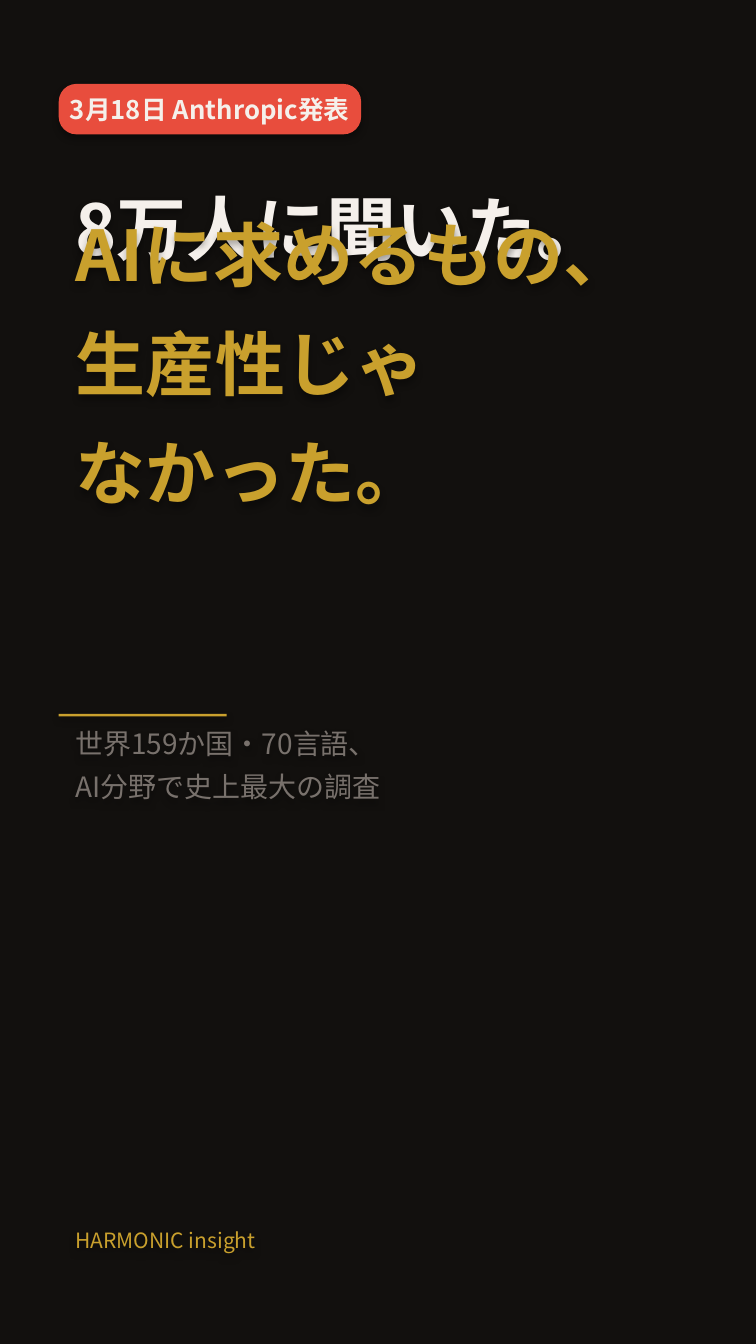
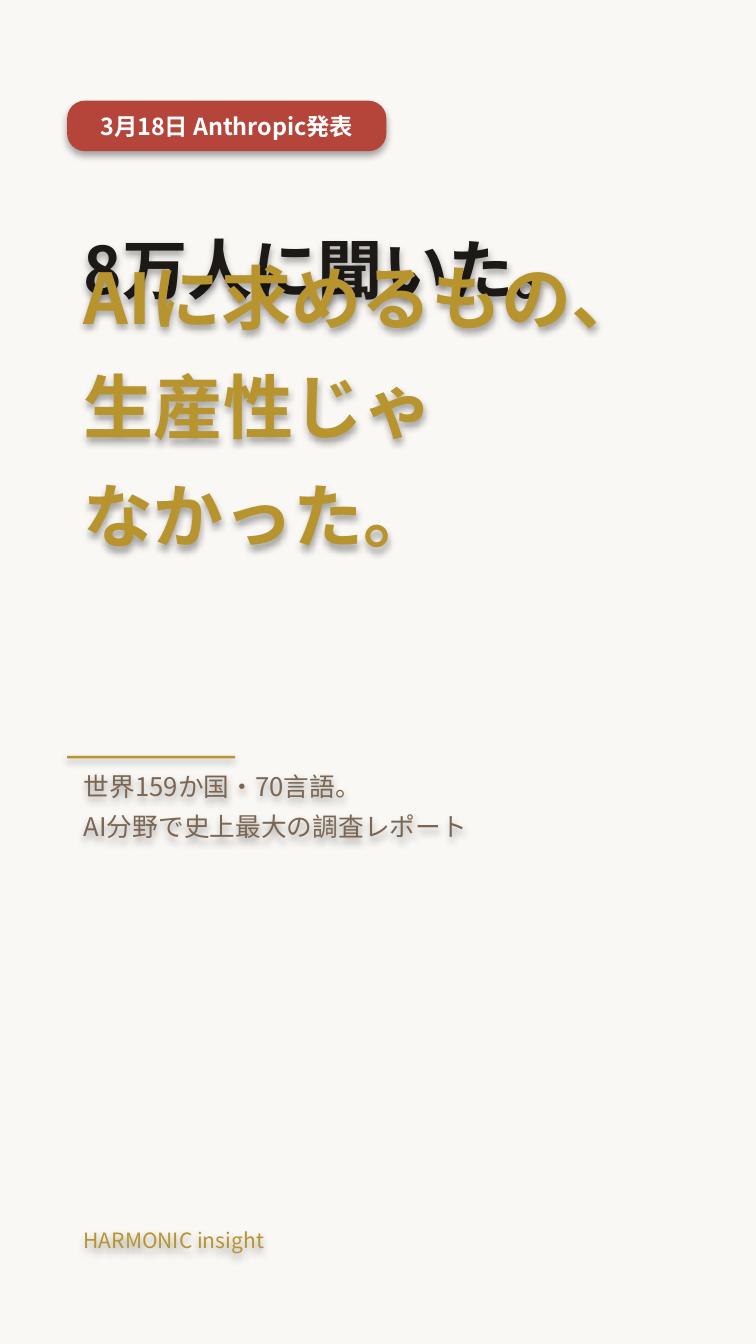
Before and after one commit to HarmonicInsight/harmonic-marketing, a slide deck: slide 1 of content/youtube/shorts/SHORT_NEWS_01_anthropic_freedom.pptx. Drawn at 756x1344 pixels with LibreOffice and Linux fonts; fonts in the diff are those of the drawing. Boxes give left, top, right and bottom in pixels: in the first picture for what was removed or moved away, otherwise in the second. Text is boxed around its words. In the diff, an @@ line names an element or a change of style, - is before the commit and + after.

```diff
--- a/content/youtube/shorts/SHORT_NEWS_01_anthropic_freedom.pptx
+++ b/content/youtube/shorts/SHORT_NEWS_01_anthropic_freedom.pptx
@@ background #12100E to #FAF8F5 @@
@@ rounded rectangle "3月18日 Anthropic発表": place and size @@
-rounded rectangle "3月18日 Anthropic発表" at (59,84,361,134)
+rounded rectangle "3月18日 Anthropic発表" at (67,101,386,151)
@@ rounded rectangle "3月18日 Anthropic発表" at (67,101,386,151): size 11 to 10 pt, text colour #F5F0EB to #FFFFFF; fill #E84D3D to #B5453A @@
@@ text "8万人に聞いた。": place and size @@
-text "8万人に聞いた。" at (75,195,606,272)
+text "8万人に聞いた。" at (84,238,579,311)
@@ text "8万人に聞いた。" at (84,238,579,311): size 30 to 28 pt, text colour #F5F0EB to #1C1917 @@
@@ text "AIに求めるもの、" at (84,253,642,553): text colour #C9A02D to #B8942F @@
@@ text "AIに求めるもの、": place and size @@
-text "AIに求めるもの、" at (75,210,633,505)
+text "AIに求めるもの、" at (84,253,642,553)
@@ rectangle: place and size @@
-rectangle at (59,714,227,716)
+rectangle at (67,756,235,758)
@@ rectangle at (67,756,235,758): fill #C9A02D to #B8942F @@
@@ text at (84,774,467,838): text changed; size 12 to 11 pt; text colour #78716C to #7A6652 @@
-世界159か国・70言語、
-AI分野で史上最大の調査
+世界159か国・70言語。
+AI分野で史上最大の調査レポート
@@ text "HARMONIC insight": place and size @@
-text "HARMONIC insight" at (75,1231,256,1253)
+text "HARMONIC insight" at (84,1231,264,1253)
@@ text "HARMONIC insight" at (84,1231,264,1253): text colour #C9A02D to #B8942F @@
```
Also in this commit, not shown: 4 other slides changed, 3 other files.
